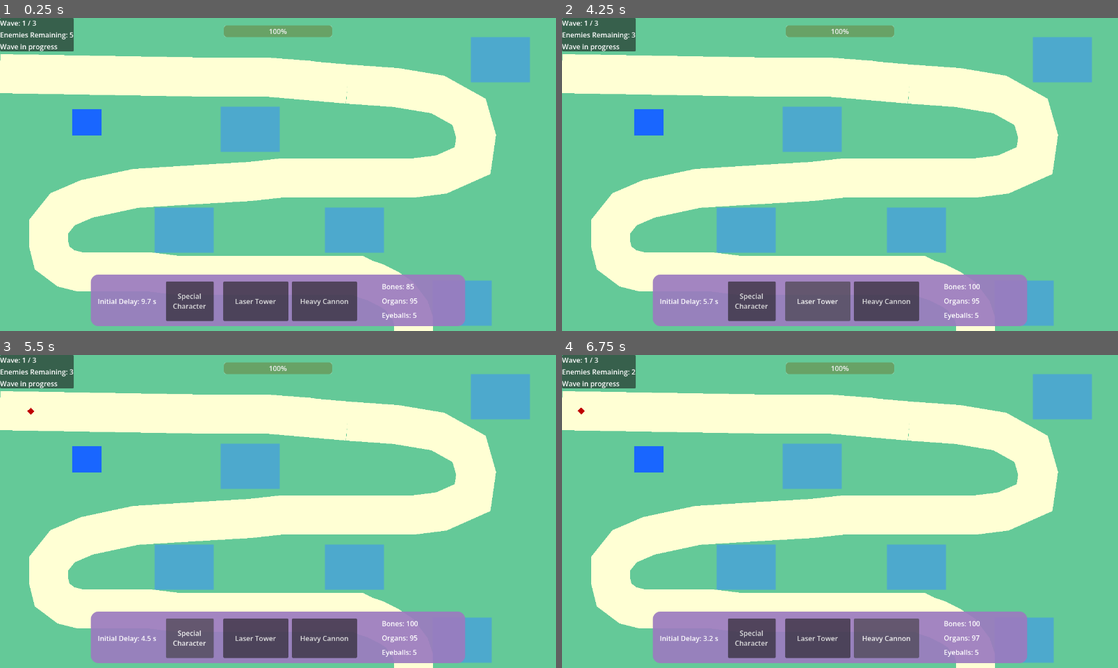
Above: before the commit, frames 1-4 (two rows, left to right).
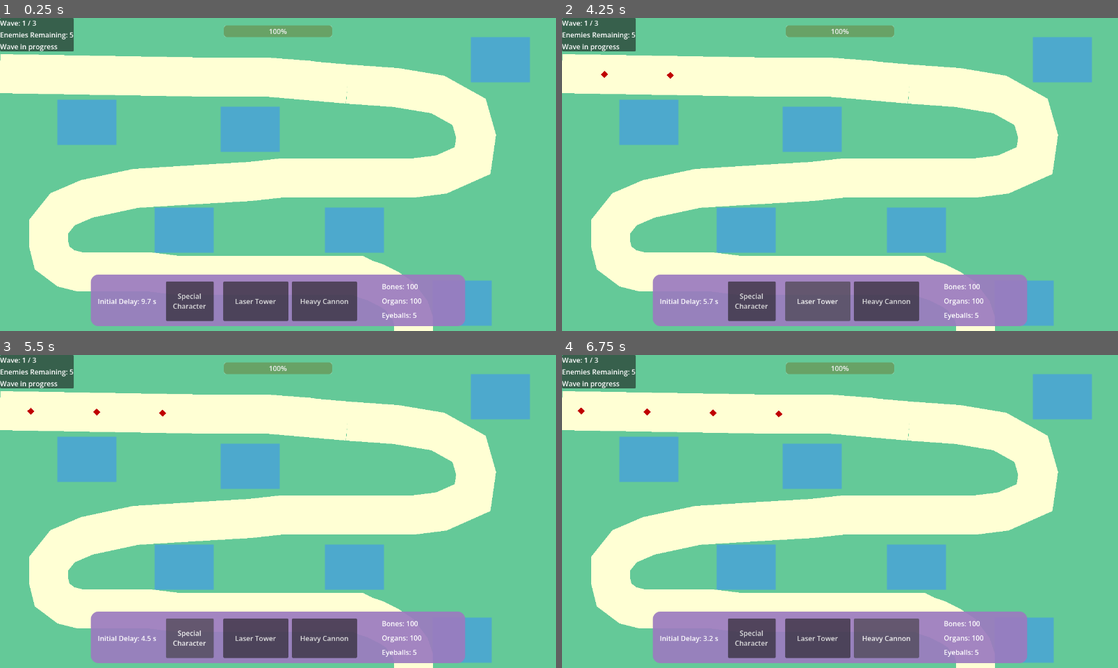
Above: after the commit, the same moments.

Repository: onion-40/candy-carnage
Game: Godot game, scene res://Scenes/main.tscn
The game is run twice, just before and just after one commit, with the same random seed, the same clock (stepped at 60 frames per second) and the same inputs.
Inputs:
- Up to frame 1 (0.25 s): no input
- Up to frame 2 (4.25 s): click "Special Character" at 0.5 s; click "Laser Tower" at 1.25 s; click "Heavy Cannon" at 2 s; click "Special Character" at 2.75 s; click "Laser Tower" at 3.5 s
- Up to frame 3 (5.5 s): click "Heavy Cannon" at 4.25 s; click "Special Character" at 5 s
- Up to frame 4 (6.75 s): click "Laser Tower" at 5.75 s; click "Heavy Cannon" at 6.5 s

The runs differ from the first frame. In frame 1, 1.6% of the frame differs, in the area x 10-76%, y 26-92%; in frame 2, 1.6%; in frame 3, 1.6%; in frame 4, 1.7%, in the area x 10-76%, y 4-92%.

Commit message:
removed test tower

Diff:
--- a/Scripts/Scenes/Map.gd
+++ b/Scripts/Scenes/Map.gd
@@ -59,13 +59,6 @@
 
 	start_next_wave()
 
-	# Temporary test tower.
-	if tower_spots.get_child_count() > 0:
-		var first_spot = tower_spots.get_child(0) as Area2D # Fixed from Marker2D to Area2D
-
-		if first_spot != null:
-			build_laser_at(first_spot)
-
 	deployment_start_timer.one_shot = true
 	deployment_start_timer.wait_time = deployment_start_delay
 	deployment_start_timer.timeout.connect(_on_deployment_start_ready)
